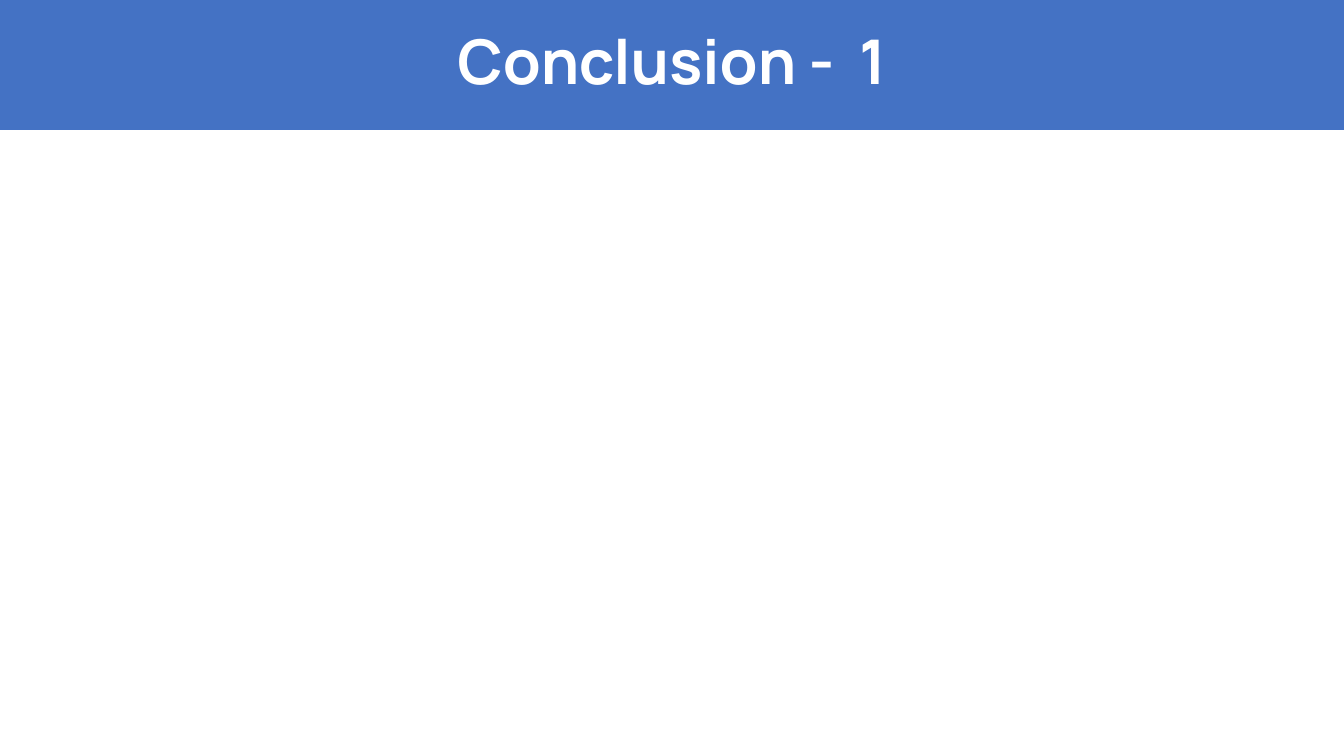
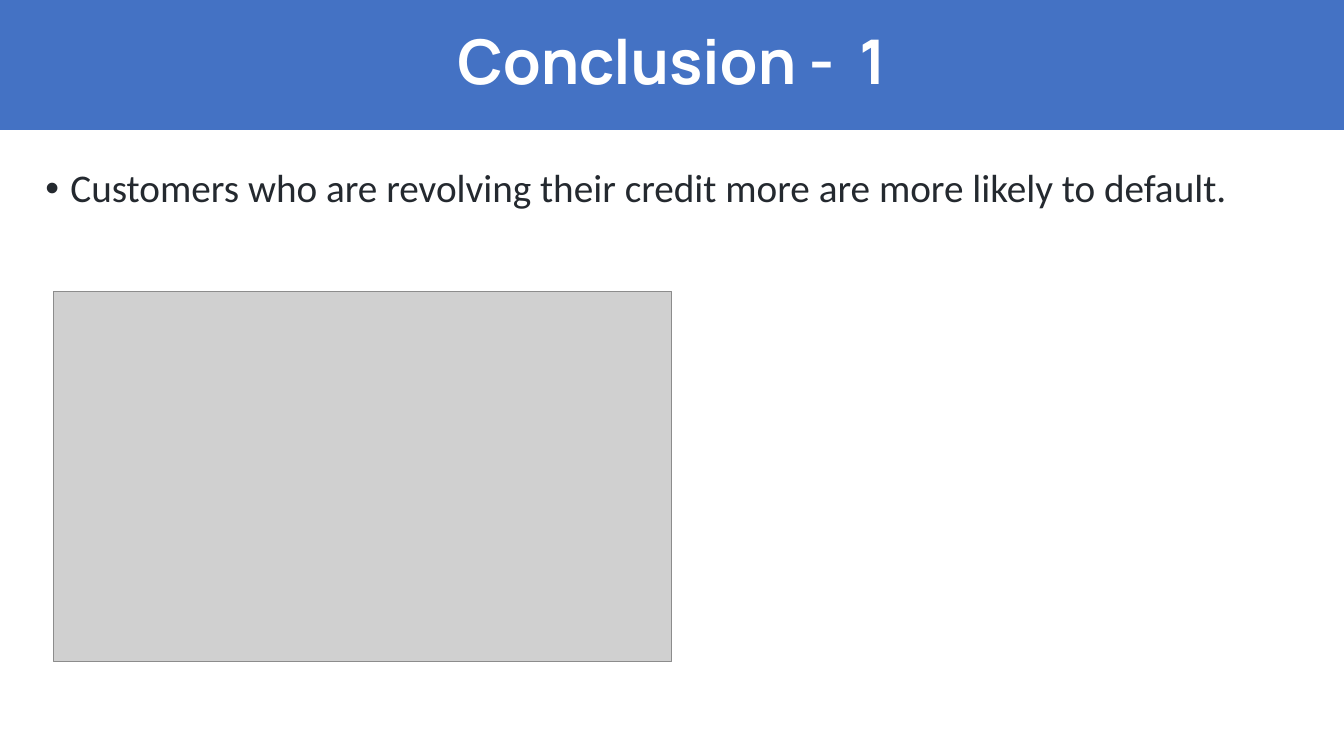
Before and after one commit to akintaliarkin/LendingClubCaseStudy, a slide deck: slide 7 of Aditya_Kintali.pptx. Drawn at 1344x756 pixels with LibreOffice and Linux fonts; fonts in the diff are those of the drawing; grey boxes stand for pictures. Boxes give left, top, right and bottom in pixels: in the first picture for what was removed or moved away, otherwise in the second. Text is boxed around its words. In the diff, an @@ line names an element or a change of style, - is before the commit and + after.

Commit message:
ppt with conclusion

```diff
--- a/Aditya_Kintali.pptx
+++ b/Aditya_Kintali.pptx
@@ text added at (x1=70, y1=174, x2=1226, y2=209), 28 pt, text #24292F @@
+• Customers who are revolving their credit more are more likely to default.
@@ picture added at (x1=53, y1=291, x2=673, y2=661) @@
```
Also in this commit, not shown: 4 other slides changed, 1 other file.
